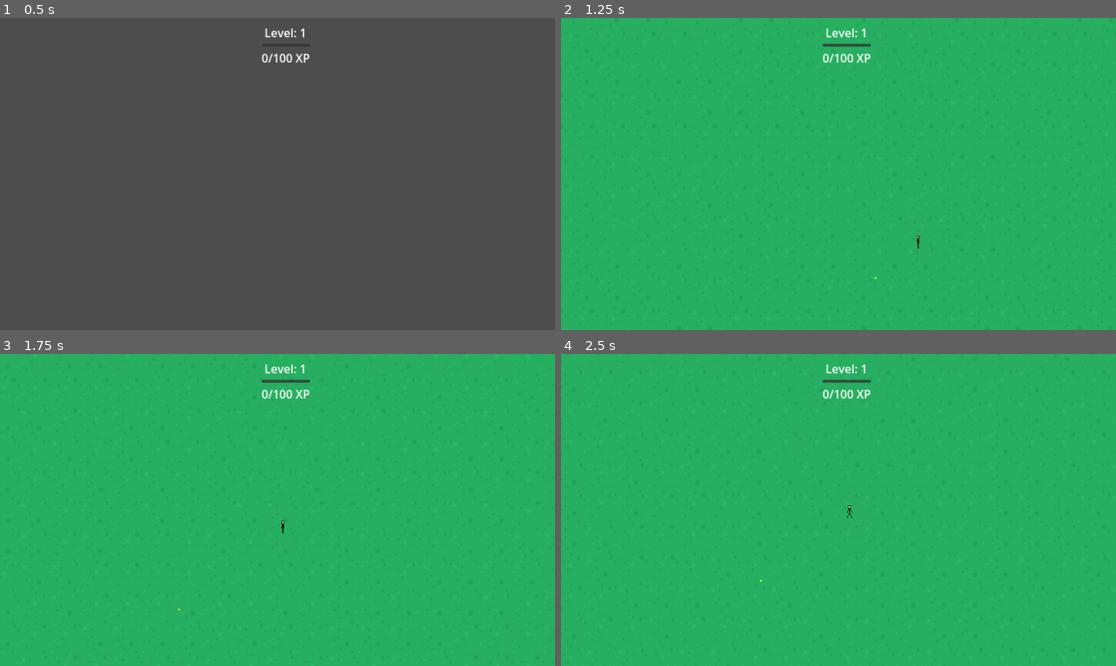
Above: before the commit, frames 1-4 (two rows, left to right).
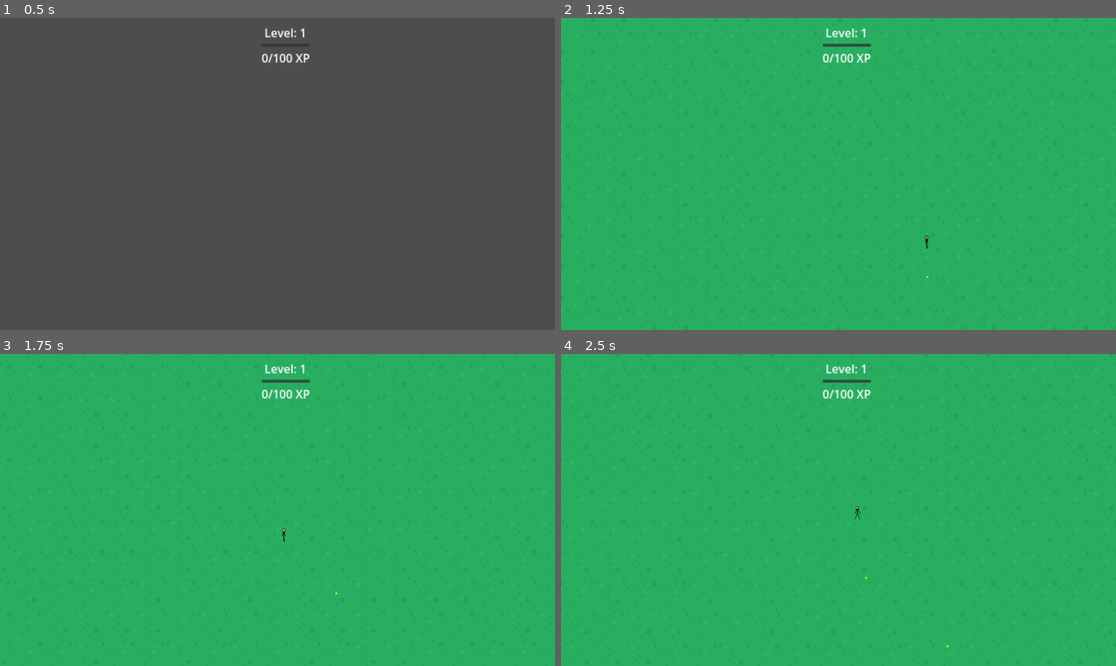
Above: after the commit, the same moments.

Repository: Sephon/PowerupSlayer
Game: Godot game, scene res://scenes/Main.tscn
The game is run twice, just before and just after one commit, with the same random seed, the same clock (stepped at 60 frames per second) and the same inputs.
Inputs:
- Up to frame 1 (0.5 s): no input
- Up to frame 2 (1.25 s): tap Enter at 0.5, 0.6 s; hold D (move_right) from 0.53 s (still down)
- Up to frame 3 (1.75 s): release D (move_right) at 1.28 s; hold S (move_down) from 1.28 s (still down); tap Enter at 1.35 s
- Up to frame 4 (2.5 s): release S (move_down) at 2.03 s; hold D (move_right) from 2.03 s (still down); tap Enter at 2.1 s

Frame 1 is identical in both runs. In frame 2, less than 0.1% of the frame differs, in the area x 56-67%, y 69-84%; in frame 3, less than 0.1%; in frame 4, less than 0.1%, in the area x 35-70%, y 48-94%.

Commit message:
Added 'super'-enemies that drops a cheset

Diff:
--- a/powerupslayer/scenes/Chest.tscn
+++ b/powerupslayer/scenes/Chest.tscn
@@ -1,9 +1,9 @@
-[gd_scene load_steps=6 format=3 uid="uid://chmd7fogneps3"]
+[gd_scene load_steps=3 format=3 uid="uid://c8q6j2n4k5m3p"]
 
 [ext_resource type="Script" path="res://scripts/Chest.gd" id="1_2u4vx"]
-[ext_resource type="Texture2D" uid="uid://dcd8om2jymwtg" path="res://Sprites/Spider.png" id="2_7th38"]
+[ext_resource type="Texture2D" uid="uid://b8q6j2n4k5m3p" path="res://Sprites/Chest.png" id="2_3u4vx"]
 
-[sub_resource type="RectangleShape2D" id="RectangleShape2D_0b8hk"]
+[sub_resource type="RectangleShape2D" id="RectangleShape2D_1"]
 size = Vector2(32, 32)
 
 [sub_resource type="Gradient" id="Gradient_1"]
@@ -21,10 +21,10 @@
 script = ExtResource("1_2u4vx")
 
 [node name="Sprite2D" type="Sprite2D" parent="."]
-texture = ExtResource("2_7th38")
+texture = ExtResource("2_3u4vx")
 
 [node name="CollisionShape2D" type="CollisionShape2D" parent="."]
-shape = SubResource("RectangleShape2D_0b8hk")
+shape = SubResource("RectangleShape2D_1")
 
 [node name="AnimationPlayer" type="AnimationPlayer" parent="."]
 
--- a/powerupslayer/scripts/Chest.gd
+++ b/powerupslayer/scripts/Chest.gd
@@ -4,6 +4,10 @@
 @onready var glow = $Glow
 var has_been_opened = false
 var original_scale: Vector2
+var iron_scrap_amount := 1
+var pickup_range := 50.0
+var player: Node2D
+var is_collected := false
 
 func _ready():
 	# Connect the body entered signal
@@ -15,6 +19,20 @@
 	var tween = create_tween()
 	tween.tween_property(sprite, "scale", original_scale, 0.5).set_trans(Tween.TRANS_ELASTIC).set_ease(Tween.EASE_OUT)
 
+	# Find player
+	var players = get_tree().get_nodes_in_group("players")
+	if players.size() > 0:
+		player = players[0]
+
+func _process(_delta):
+	if is_collected:
+		return
+
+	if player:
+		var distance = global_position.distance_to(player.global_position)
+		if distance <= pickup_range:
+			collect()
+
 func _on_timer_timeout():
 	# Pulse the glow
 	var tween = create_tween()
@@ -22,26 +40,34 @@
 	tween.tween_property(glow, "energy", 0.5, 0.5)
 
 func _on_body_entered(body):
-	if has_been_opened or not body.is_in_group("player"):
+	if is_collected:
 		return
 
-	has_been_opened = true
+	if body.is_in_group("players"):
+		collect()
 
-	# Give XP to player
-	if body.has_method("add_xp"):
-		body.add_xp(1000)
+func collect():
+	if is_collected:
+		return
 
-	# Show reward popup
-	show_reward_popup()
+	is_collected = true
 
-	# Animate opening
-	var tween = create_tween()
-	tween.tween_property(sprite, "scale", original_scale * 1.2, 0.2)
-	tween.tween_property(sprite, "scale", Vector2.ZERO, 0.3)
-	tween.tween_property(glow, "energy", 0.0, 0.3)
+	# Add iron scrap to player's inventory
+	if player.has_method("add_iron_scrap"):
+		player.add_iron_scrap(iron_scrap_amount)
 
-	# Queue free after animation
-	await tween.finished
+	# Create collection effect
+	var effect_scene = load("res://scenes/DisintegrationEffect.tscn")
+	var effect = effect_scene.instantiate()
+	get_tree().current_scene.add_child(effect)
+	effect.global_position = global_position
+	effect.setup_from_sprite($Sprite2D)
+
+	# Hide the chest
+	$Sprite2D.visible = false
+
+	# Wait for effect to finish before removing
+	await get_tree().create_timer(1.0).timeout
 	queue_free()
 
 func show_reward_popup():
--- /dev/null
+++ b/powerupslayer/scripts/ResourceManager.gd
@@ -0,0 +1,12 @@
+extends Node
+
+signal iron_scrap_changed(new_amount: int)
+
+var iron_scrap: int = 0
+
+func add_iron_scrap(amount: int) -> void:
+	iron_scrap += amount
+	iron_scrap_changed.emit(iron_scrap)
+
+func get_iron_scrap() -> int:
+	return iron_scrap
--- a/powerupslayer/scripts/enemy/enemy.gd
+++ b/powerupslayer/scripts/enemy/enemy.gd
@@ -18,16 +18,18 @@
 var knockback_velocity: Vector2 = Vector2.ZERO
 var flash_tween: Tween
 var hit_sound: AudioStream
+var is_super_enemy: bool = false
 
 func _ready():
-	# Generate random size factor between 0.75 and 1.25
-	size_factor = randf_range(0.75, 1.25)
+	# Generate random size factor between 0.75 and 1.25 for normal enemies
+	if not is_super_enemy:
+		size_factor = randf_range(0.75, 1.25)
 
 	# Apply quadratic scaling to health and speed
 	# Larger enemies have more health but move slower
 	# Smaller enemies have less health but move faster
-	max_health *= size_factor * size_factor  # Quadratic scaling for health
-	speed /= (size_factor * size_factor)    # Quadratic scaling for speed (inverse relationship)
+	max_health *= clamp(size_factor * size_factor, 1.0, 100.0)  # Quadratic scaling for health
+	speed /= clamp(size_factor * size_factor, 1.0, 10.0)    # Quadratic scaling for speed (inverse relationship)
 
 	health = max_health
 	sprite = $Sprite2D
@@ -166,6 +168,10 @@
 	# Spawn XP powerup
 	spawn_xp_powerup()
 
+	# If it's a super enemy, spawn a chest
+	if is_super_enemy:
+		spawn_chest()
+
 	# Wait for effect to finish before removing the enemy
 	await get_tree().create_timer(1.6).timeout
 	queue_free()
@@ -175,6 +181,12 @@
 	var xp_powerup = xp_scene.instantiate()
 	xp_powerup.global_position = global_position
 	get_tree().current_scene.add_child(xp_powerup)
+
+func spawn_chest():
+	var chest_scene = preload("res://scenes/Chest.tscn")
+	var chest = chest_scene.instantiate()
+	chest.global_position = global_position
+	get_tree().current_scene.add_child(chest)
 
 func _exit_tree():
 	# Unregister from EnemyManager
--- a/powerupslayer/scripts/enemy/spawner.gd
+++ b/powerupslayer/scripts/enemy/spawner.gd
@@ -3,10 +3,13 @@
 @export var spawn_radius := 2500.0
 @export var max_enemies := 150
 @export var spawn_interval := .5
+@export var super_enemy_chance := 0.01  # 1% chance
+@export var super_enemy_timeout := 300.0  # 5 minutes in seconds
 
 var enemy_scene: PackedScene
 var spawn_queue: Array[Vector2] = []
 var can_spawn := true
+var last_super_enemy_time := -super_enemy_timeout  # Initialize to allow immediate spawn
 
 func _ready():
 	enemy_scene = load("res://scenes/enemy.tscn")
@@ -65,6 +68,15 @@
 	var spawn_pos = spawn_queue.pop_front()
 	var enemy = enemy_scene.instantiate()
 	enemy.global_position = spawn_pos
+
+	# Check for super enemy spawn
+	var current_time = Time.get_ticks_msec() / 1000.0  # Convert to seconds
+	if randf() < super_enemy_chance and (current_time - last_super_enemy_time) >= super_enemy_timeout:
+		# Make it a super enemy
+		enemy.is_super_enemy = true
+		enemy.size_factor = randf_range(3.0, 5.0)  # 300% to 500% size
+		last_super_enemy_time = current_time
+
 	get_tree().root.add_child(enemy)
 
 	can_spawn = false
--- a/powerupslayer/scripts/player/player.gd
+++ b/powerupslayer/scripts/player/player.gd
@@ -1,6 +1,6 @@
 extends CharacterBody2D
 
-@export var speed := 150.0
+@export var speed := 250.0
 @export var max_health := 100.0
 
 var health: float
